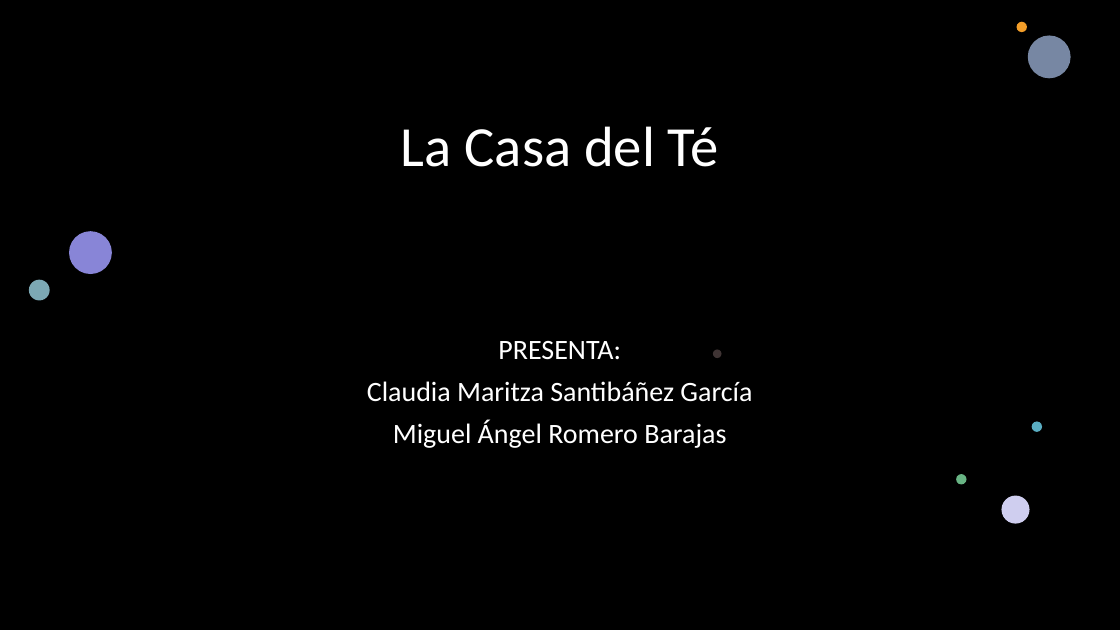
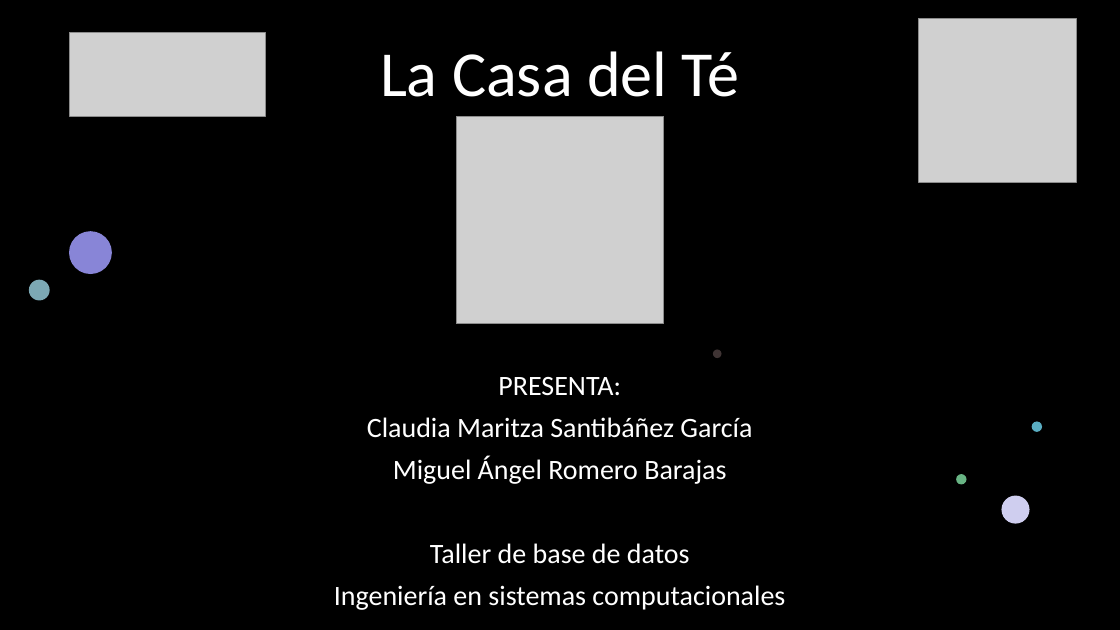
Before and after one commit to Santibanez-22420423/Taller-de-base-de-datos-La-casa-del-t-, a slide deck: slide 1 of La Casa del Te (presentacion).pptx. Drawn at 1120x630 pixels with LibreOffice and Linux fonts; fonts in the diff are those of the drawing; grey boxes stand for pictures; background and template pictures are left out; a plain dark background stands for a picture behind light text. Boxes give left, top, right and bottom in pixels: in the first picture for what was removed or moved away, otherwise in the second. Text is boxed around its words. In the diff, an @@ line names an element or a change of style, - is before the commit and + after.

```diff
--- a/La Casa del Te (presentacion).pptx
+++ b/La Casa del Te (presentacion).pptx
@@ picture added at (x1=919, y1=18, x2=1077, y2=182) @@
@@ ellipse removed at (x1=1017, y1=22, x2=1027, y2=32) @@
@@ picture added at (x1=69, y1=32, x2=266, y2=116) @@
@@ title "La Casa del Té" moved from (x1=401, y1=126, x2=719, y2=167) to (x1=380, y1=51, x2=739, y2=97) @@
@@ title "La Casa del Té" at (x1=380, y1=51, x2=739, y2=97): size 48.6 to 55 pt @@
@@ ellipse removed at (x1=1028, y1=35, x2=1071, y2=78) @@
@@ picture added at (x1=456, y1=116, x2=664, y2=323) @@
@@ subtitle "PRESENTA:" moved from (x1=367, y1=341, x2=752, y2=448) to (x1=334, y1=377, x2=785, y2=610) @@
@@ subtitle at (x1=334, y1=543, x2=785, y2=610): paragraphs added @@
+Taller de base de datos
+Ingeniería en sistemas computacionales
```
Also in this commit, not shown: 4 slides added.
